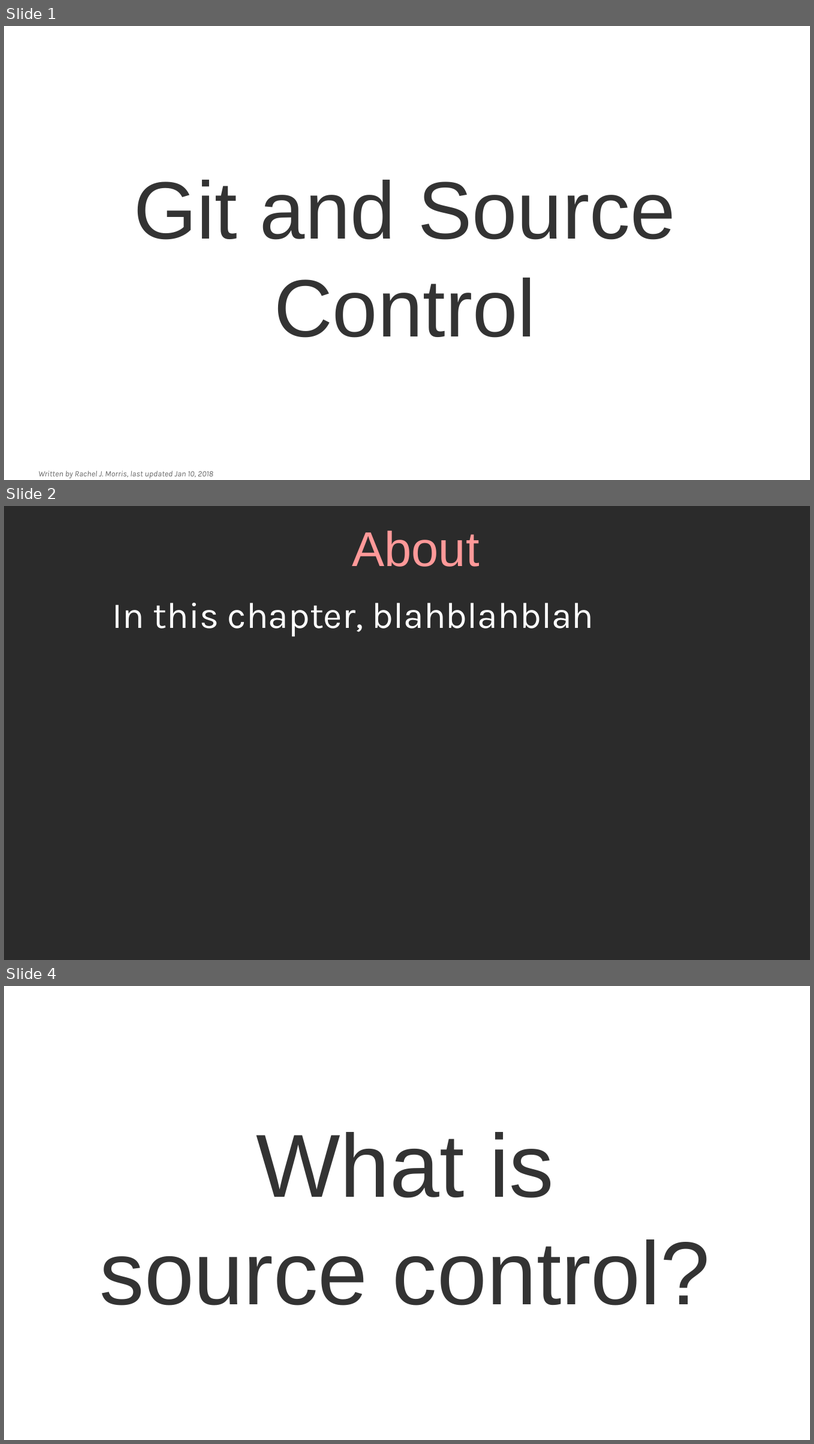
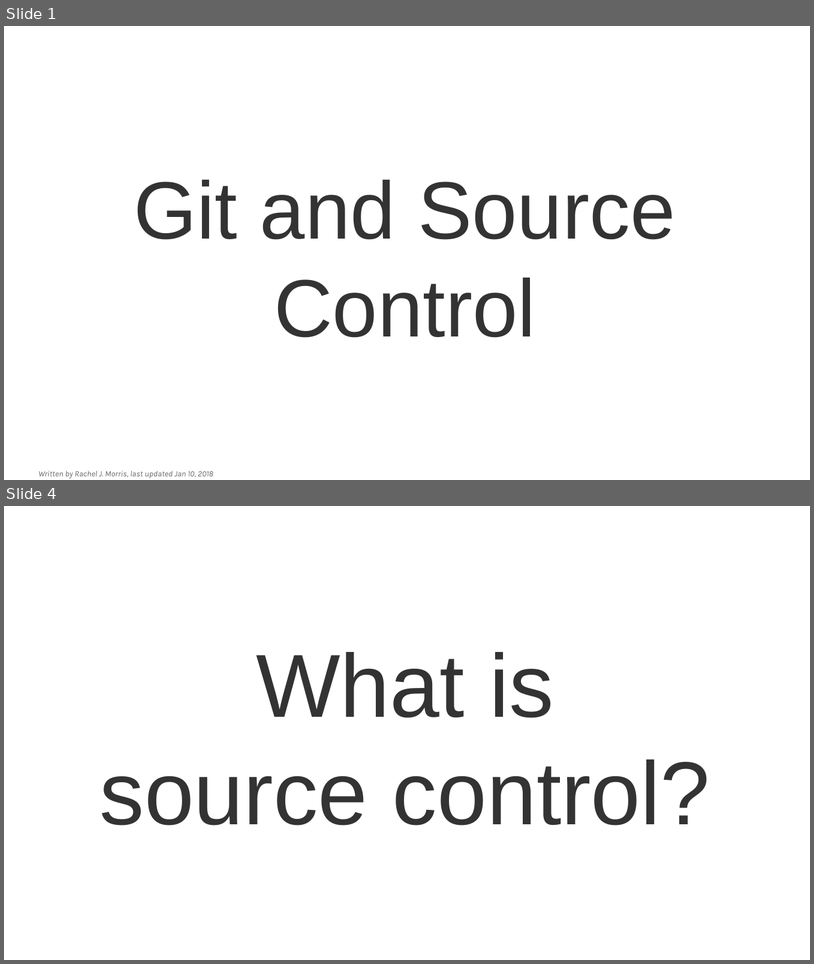
Before and after one commit to mariamhabib/CS250-Data-Structures, a slide deck: Lectures/Slides/Git and Source Control.odp. Shown one above the other, each under a label of ours: slides 1, 2 and 4 before the commit, slides 1 and 4 after it; the slides between them are not shown. The pictures are 814x1444 and 814x964 pixels, drawn with LibreOffice and Linux fonts; fonts in the diff are those of the drawing; background and template pictures are left out; a plain dark background stands for a picture behind light text. Boxes give left, top, right and bottom in pixels: in the first picture for what was removed or moved away, otherwise in the second. Text is boxed around its words. In the diff, an @@ line names an element or a change of style, - is before the commit and + after.

```diff
--- a/Lectures/Slides/Git and Source Control.odp
+++ b/Lectures/Slides/Git and Source Control.odp
@@ slide 2 removed at (x1=4, y1=506, x2=810, y2=960), background picture (left out) @@
@@ title removed at (x1=352, y1=531, x2=479, y2=567) @@
-About
@@ text removed at (x1=112, y1=603, x2=594, y2=637) @@
-In this chapter, blahblahblah
```
Also in this commit, not shown: 3 slides changed, 42 slides added, 2 other slides removed, 1 other file.
